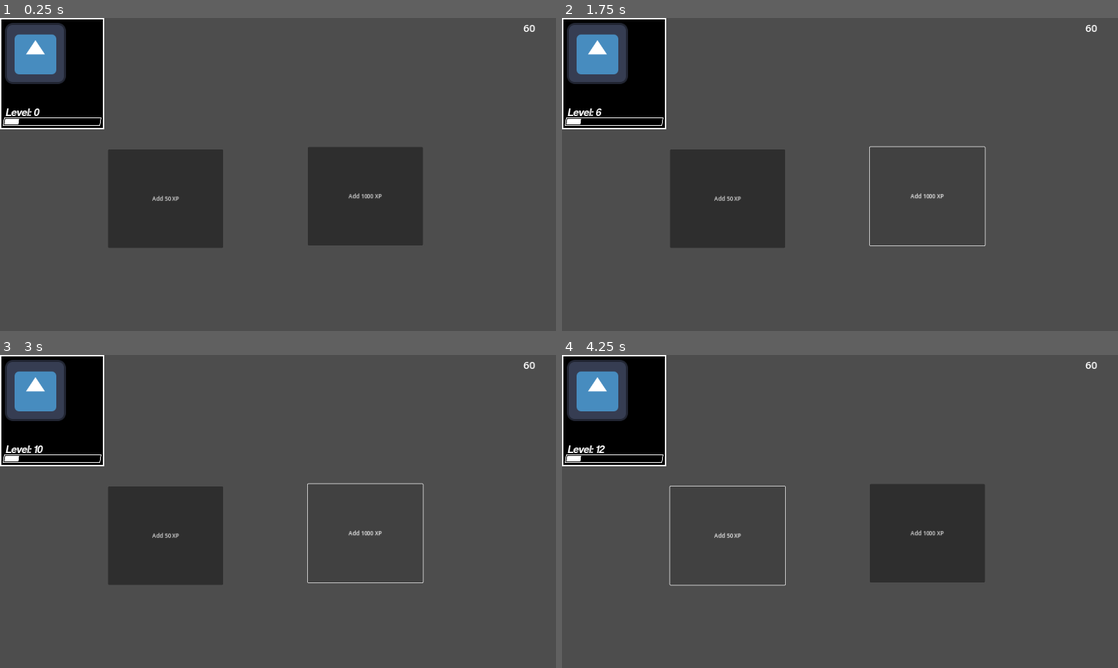
Above: before the commit, frames 1-4 (two rows, left to right).
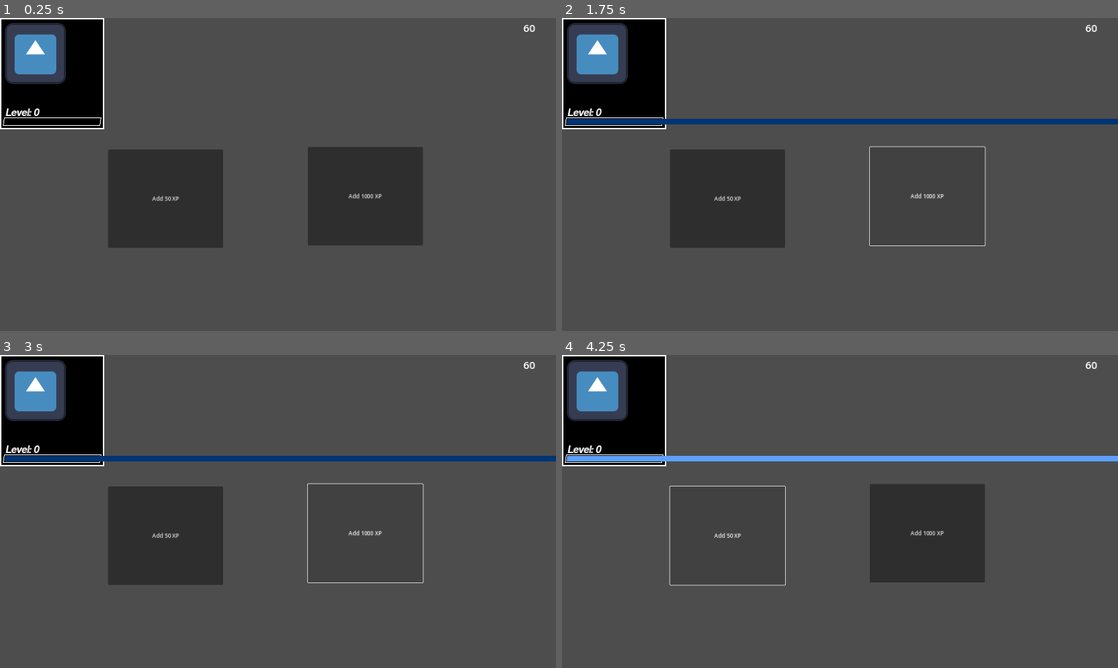
Above: after the commit, the same moments.

Repository: cphase/button-game
Game: Godot game, scene res://main.tscn
Two runs of this game, one before a commit and one after it. Both use one fixed random seed, a clock stepped at 60 frames per second and the inputs below. The engine's default icon, where the game draws it, is replaced by a stand-in: a white triangle on a blue panel in a dark square.
Inputs:
- Up to frame 1 (0.25 s): no input
- Up to frame 2 (1.75 s): click "Add 50 XP" at 0.5 s; click "Add 1000 XP" at 1.25 s
- Up to frame 3 (3 s): click "Add 50 XP" at 2 s; click "Add 1000 XP" at 2.75 s
- Up to frame 4 (4.25 s): click "Add 50 XP" at 3.5 s

The runs differ from the first frame. In frame 1, less than 0.1% of the frame differs, in the area x 0-4%, y 32-34%; in frame 2, 1.8%; in frame 3, 1.8%; in frame 4, 1.8%, in the area x 0-100%, y 28-34%.

Commit message:
working on animating xp

Diff:
--- /dev/null
+++ b/XpBarTip.gd
@@ -0,0 +1,22 @@
+extends Panel
+
+
+# Called when the node enters the scene tree for the first time.
+func _ready():
+	hide()
+
+
+# Called every frame. 'delta' is the elapsed time since the previous frame.
+func _process(delta):
+	pass
+
+
+
+
+func _on_player_level_display_xp_growing(xp_position):
+	position = xp_position
+	show()
+
+
+func _on_player_level_display_xp_stopped():
+	hide()
--- a/player_level_display.gd
+++ b/player_level_display.gd
@@ -1,43 +1,75 @@
 extends Node2D
 
+signal xp_growing(xp_position)
+signal xp_stopped()
+
+var bar_length = 272
+var old_xp_required = 0
+var xp_required = 100
 var level_queue = []
-var animation = false
+var level_animation = false
 var xp_animation = false
+var new_xp_animation
 var framerate = 12
 var physics_frame_count = 0
+var new_xp_frames = []
+var xp_frames = []
 
 # Called when the node enters the scene tree for the first time.
 func _ready():
-	pass # Replace with function body.
+	$XpBar.size.x = 0
+	$NewXpBar.size.x = 0
 
 func _physics_process(delta):
 	physics_frame_count += 1
 	if physics_frame_count >= (1 / delta) / framerate:
-		if animation:
-			if xp_animation:
-				animate_xp()
-			else:
-				animate_level()
+		if xp_animation:
+			animate_xp()
+		elif level_animation:
+			animate_level()
 		physics_frame_count = 0
 
 func animate_xp():
-	pass
+	if new_xp_animation:
+		animate_new_xp()
+	else:
+		$XpBar.size.x = (xp_frames.pop_front() - old_xp_required / xp_required) * bar_length
+		if (xp_frames.size() == 0):
+			xp_animation = false
+
+func animate_new_xp():
+	var length = new_xp_frames.pop_front()
+	$NewXpBar.size.x = (length - old_xp_required / xp_required) * bar_length
+	xp_frames.push_back(length)
+	if (new_xp_frames.size() == 0):
+		new_xp_animation = false
 
 func animate_level():
 	$LevelDisplay.text = str("Level: ", level_queue.pop_front())
 	if (level_queue.size() == 0):
-		animation = false
+		level_animation = false
 
 # Called every frame. 'delta' is the elapsed time since the previous frame.
 func _process(delta):
 	pass
 
 func add_xp(old, new):
-	pass
+	generate_xp_frames(old, new)
+	new_xp_animation = true
+	xp_animation = true
+
+func generate_xp_frames(old, new):
+	var frames = framerate / 2
+	var lengths = (old - new) / frames
+	for i in range(1, frames - 1):
+		new_xp_frames.push_back(old + lengths * i)
+	new_xp_frames.push_back(new)
 
 func add_level_up(level, new_required):
 	level_queue.push_back(level)
-	animation = true
+	old_xp_required = xp_required
+	xp_required = new_required
+	level_animation = true
 
 func redraw_xp():
 	pass
--- a/player_level_display.tscn
+++ b/player_level_display.tscn
@@ -1,7 +1,8 @@
-[gd_scene load_steps=5 format=3 uid="uid://cbhuxu0wqow51"]
+[gd_scene load_steps=8 format=3 uid="uid://cbhuxu0wqow51"]
 
 [ext_resource type="FontFile" uid="uid://dtecw6viugugm" path="res://assets/fonts/coolvetica rg it.otf" id="1_a8xe5"]
 [ext_resource type="Script" path="res://player_level_display.gd" id="1_f2rei"]
+[ext_resource type="Script" path="res://XpBarTip.gd" id="3_21kbd"]
 
 [sub_resource type="StyleBoxFlat" id="StyleBoxFlat_xu62a"]
 bg_color = Color(0, 0, 0, 1)
@@ -12,7 +13,15 @@
 border_width_bottom = 2
 border_color = Color(1, 1, 1, 1)
 
+[sub_resource type="StyleBoxFlat" id="StyleBoxFlat_l1j78"]
+bg_color = Color(0, 0.203922, 0.454902, 1)
+skew = Vector2(0.155, 0)
+
 [sub_resource type="StyleBoxFlat" id="StyleBoxFlat_x6tli"]
+bg_color = Color(0.364706, 0.627451, 1, 1)
+skew = Vector2(0.155, 0)
+
+[sub_resource type="StyleBoxFlat" id="StyleBoxFlat_qi3mk"]
 bg_color = Color(1, 1, 1, 1)
 skew = Vector2(0.155, 0)
 
@@ -34,9 +43,26 @@
 offset_bottom = 54.0
 theme_override_styles/panel = SubResource("StyleBoxFlat_xu62a")
 
-[node name="Panel" type="Panel" parent="."]
+[node name="NewXpBar" type="Panel" parent="."]
+offset_left = 4.0
+offset_top = 34.0
+offset_right = 276.0
+offset_bottom = 50.0
+theme_override_styles/panel = SubResource("StyleBoxFlat_l1j78")
+
+[node name="XpBar" type="Panel" parent="."]
 offset_left = 4.0
 offset_top = 34.0
 offset_right = 44.0
 offset_bottom = 50.0
 theme_override_styles/panel = SubResource("StyleBoxFlat_x6tli")
+
+[node name="XpBarTip" type="Panel" parent="XpBar"]
+layout_mode = 0
+offset_right = 2.0
+offset_bottom = 16.0
+theme_override_styles/panel = SubResource("StyleBoxFlat_qi3mk")
+script = ExtResource("3_21kbd")
+
+[connection signal="xp_growing" from="." to="XpBar/XpBarTip" method="_on_player_level_display_xp_growing"]
+[connection signal="xp_stopped" from="." to="XpBar/XpBarTip" method="_on_player_level_display_xp_stopped"]
